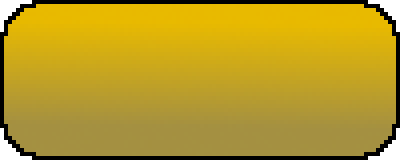
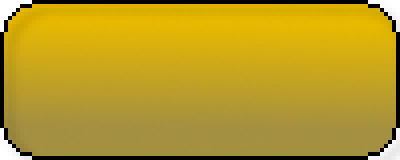
Two versions of the same layered image (400 x 160). Layer-by-layer changes:
added layer "Drop Shadow" (darken, 20%) above "Layer" over (x1=0, y1=0, x2=400, y2=160)
painted on "Layer" over (x1=4, y1=4, x2=396, y2=156)
